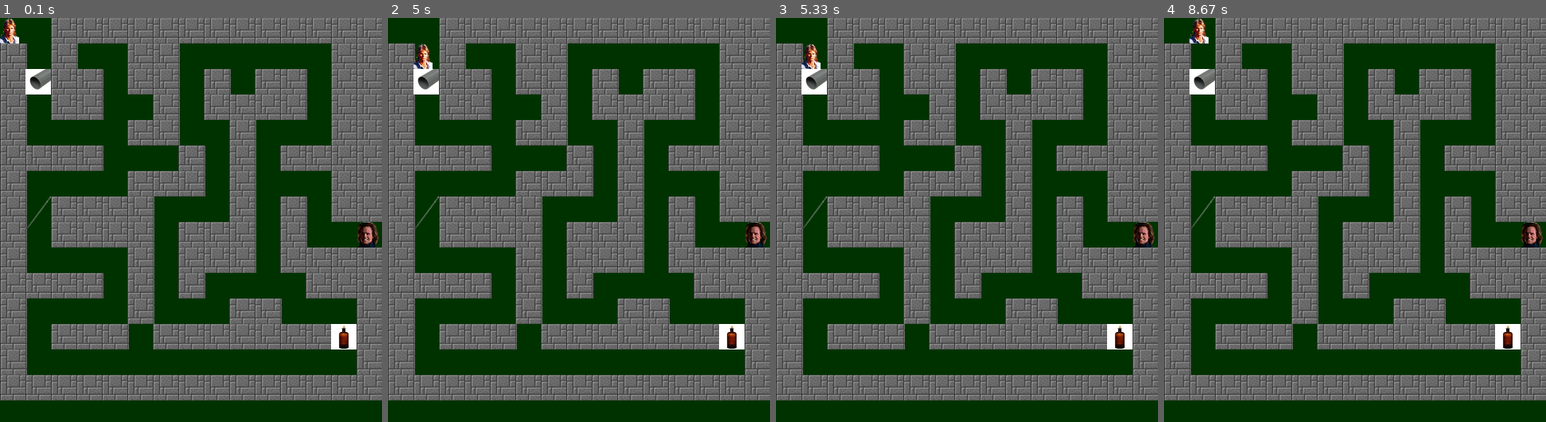
Above: before the commit, frames 1-4 (left to right).
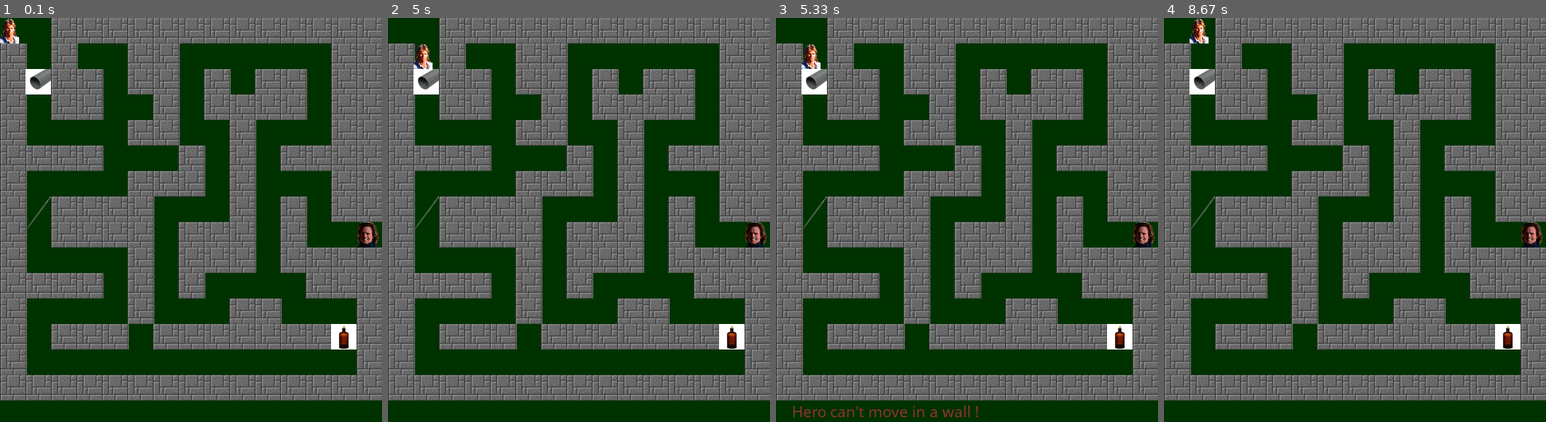
Above: after the commit, the same moments.

Repository: MaryOC2577/Projet-3
Game: pygame game, started from maze/__main__.py
Same seed, same stepped clock (60 frames per second), same inputs: the game is played once before the commit and once after it.
Inputs:
- Up to frame 1 (0.1 s): no input
- Up to frame 2 (5 s): tap Enter at 0.33 s; hold Right 4.23-4.87 s; hold Down from 4.9 s (still down)
- Up to frame 3 (5.33 s): release Down at 5.27 s; hold Left from 5.3 s (still down)
- Up to frame 4 (8.67 s): release Left at 5.77 s; hold Up from 8.47 s (still down)

Frames 1-2 are identical in both runs. In frame 3, 0.4% of the frame differs, in the area x 4-53%, y 95-99%; in frame 4, nothing differs.

Commit message:
Update messages

Diff:
--- a/maze/view/pygame.py
+++ b/maze/view/pygame.py
@@ -26,6 +26,8 @@
         self.ether = pygame.image.load(str(config.IMG_DIR / "ether.png"))
         self.needle = pygame.image.load(str(config.IMG_DIR / "needle.png"))
         self.tube = pygame.image.load(str(config.IMG_DIR / "tube.png"))
+
+        self.clock = pygame.time.Clock()
 
     def display(self, maze):
         """Main method."""
@@ -70,15 +72,15 @@
                             == "needle"
                         ):
                             self.screen.blit(self.needle, pygame_position)
-                        # self.screen.blit(self.  +
-                        # items_names[items_positions.index(position)],pygame_position)
 
     def display_messages(self, maze):
         """Display the messages."""
         for message in maze.messages:
-            text = self.font.render(message, True, (0, 128, 0))
-            self.screen.blit(
-                text, (20, 480),
-            )
-            # afficher le message en bas de la fenêtre pendant 2 secondes
+            text = self.font.render(message, True, (150, 50, 50))
+            self.clock.tick(30)
+            if pygame.time.get_ticks() > 200:
+                self.screen.blit(
+                    text, (20, 480),
+                )
+                pygame.time.wait(2000)
         maze.messages.clear()
Not shown, changed: bash.exe.stackdump
